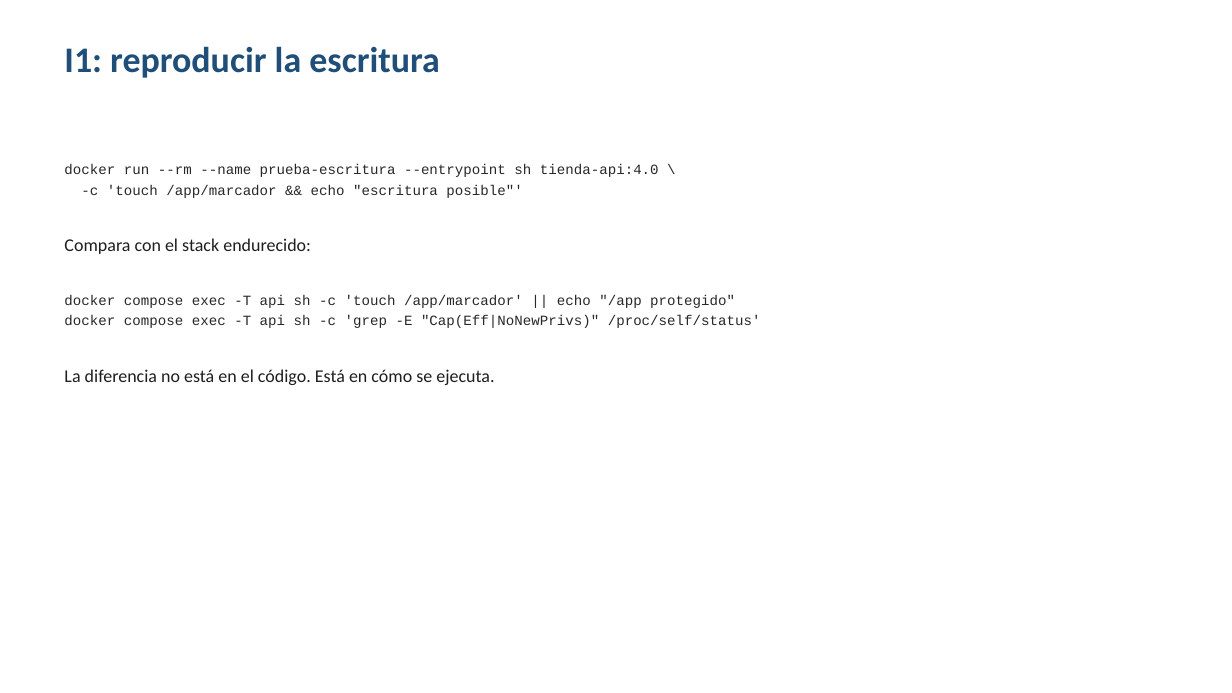
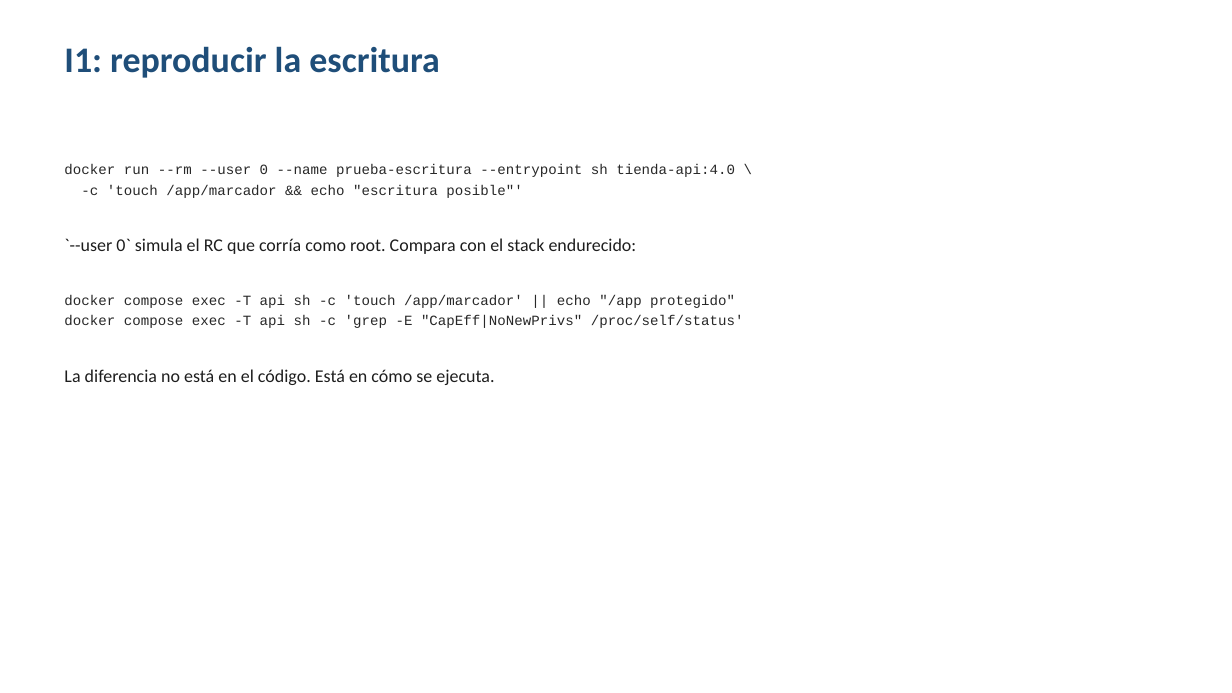
Before and after one commit to isaca0315/curso-docker, a slide deck: slide 6 of clase-04/casos/caso-incidente.pptx. Drawn at 1232x693 pixels with LibreOffice and Linux fonts; fonts in the diff are those of the drawing. Boxes give left, top, right and bottom in pixels: in the first picture for what was removed or moved away, otherwise in the second. Text is boxed around its words. In the diff, an @@ line names an element or a change of style, - is before the commit and + after.

```diff
--- a/clase-04/casos/caso-incidente.pptx
+++ b/clase-04/casos/caso-incidente.pptx
@@ text at [64,164,735,177]: text changed @@
-docker run --rm --name prueba-escritura --entrypoint sh tienda-api:4.0 \
+docker run --rm --user 0 --name prueba-escritura --entrypoint sh tienda-api:4.0 \
@@ text at [64,238,637,254]: text changed @@
-Compara con el stack endurecido:
+`--user 0` simula el RC que corría como root. Compara con el stack endurecido:
@@ text at [64,315,744,328]: text changed @@
-docker compose exec -T api sh -c 'grep -E "Cap(Eff|NoNewPrivs)" /proc/self/status'
+docker compose exec -T api sh -c 'grep -E "CapEff|NoNewPrivs" /proc/self/status'
```
Also in this commit, not shown: 11 other files.
